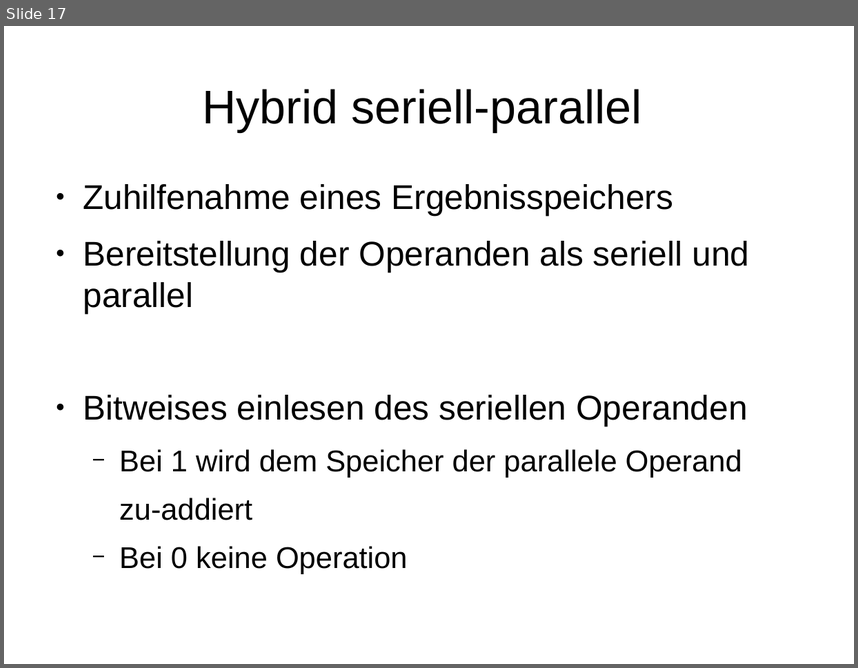
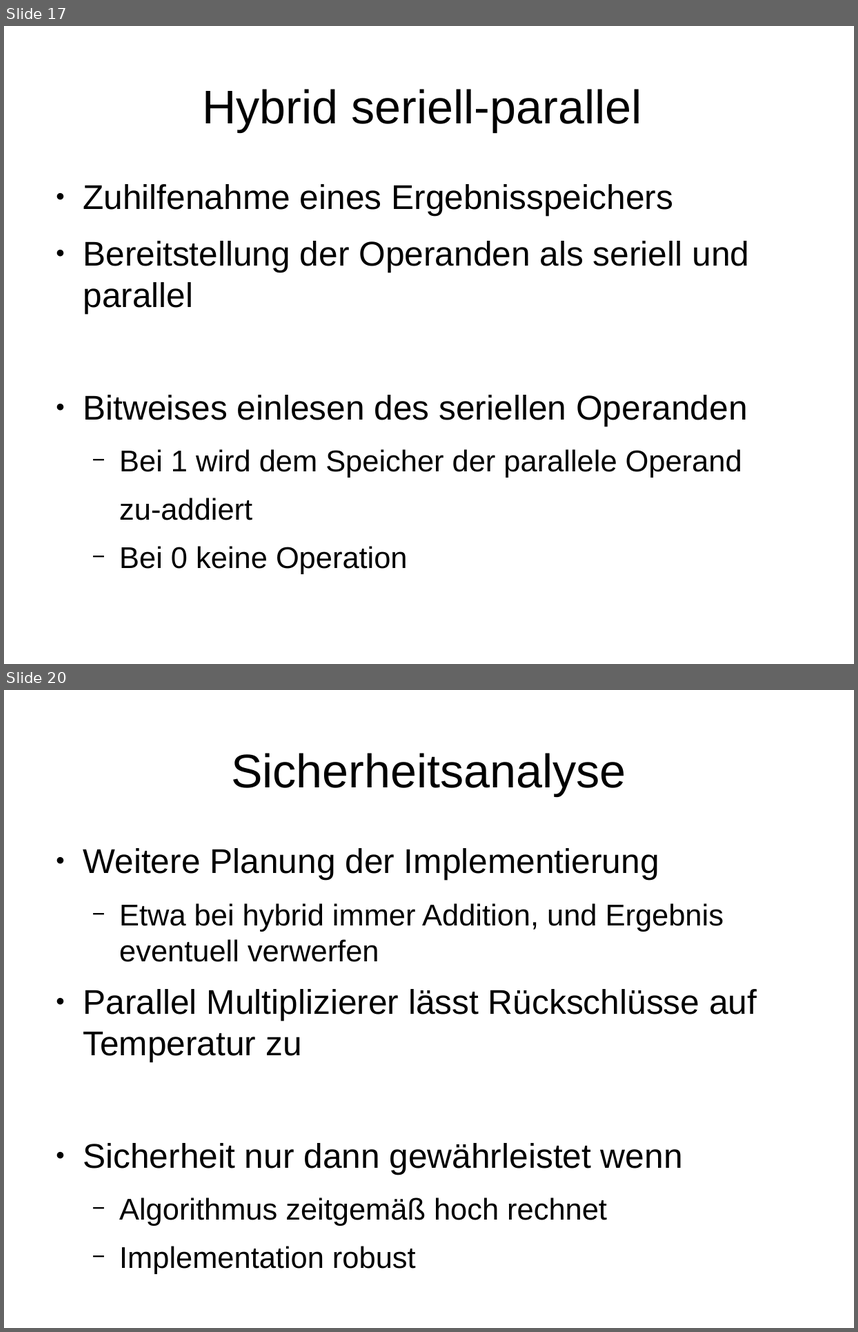
Before and after one commit to stadler-tom/schreibzeug, a slide deck: Presentation/Hauptseminar_RSA.odp. Shown one above the other, each under a label of ours: slide 17 before the commit, slides 17 and 20 after it; the slides between them are not shown. The pictures are 858x668 and 858x1332 pixels, drawn with LibreOffice and Linux fonts; fonts in the diff are those of the drawing. Boxes give left, top, right and bottom in pixels: in the first picture for what was removed or moved away, otherwise in the second. Text is boxed around its words. In the diff, an @@ line names an element or a change of style, - is before the commit and + after.

```diff
--- a/Presentation/Hauptseminar_RSA.odp
+++ b/Presentation/Hauptseminar_RSA.odp
@@ slide 20 added at (4, 690, 854, 1328), background #FFFFFF @@
@@ title added at (231, 753, 626, 796), 44 pt, text #000000 @@
+Sicherheitsanalyse
@@ text added at (83, 848, 757, 1274), 32 pt, text #000000 @@
+● Weitere Planung der Implementierung
+  − Etwa bei hybrid immer Addition, und Ergebnis eventuell verwerfen
+● Parallel Multiplizierer lässt Rückschlüsse auf Temperatur zu
+● Sicherheit nur dann gewährleistet wenn
+  − Algorithmus zeitgemäß hoch rechnet
+  − Implementation robust
```
Also in this commit, not shown: 1 slide changed, 2 other slides added, 3 slides removed, 1 other file.
